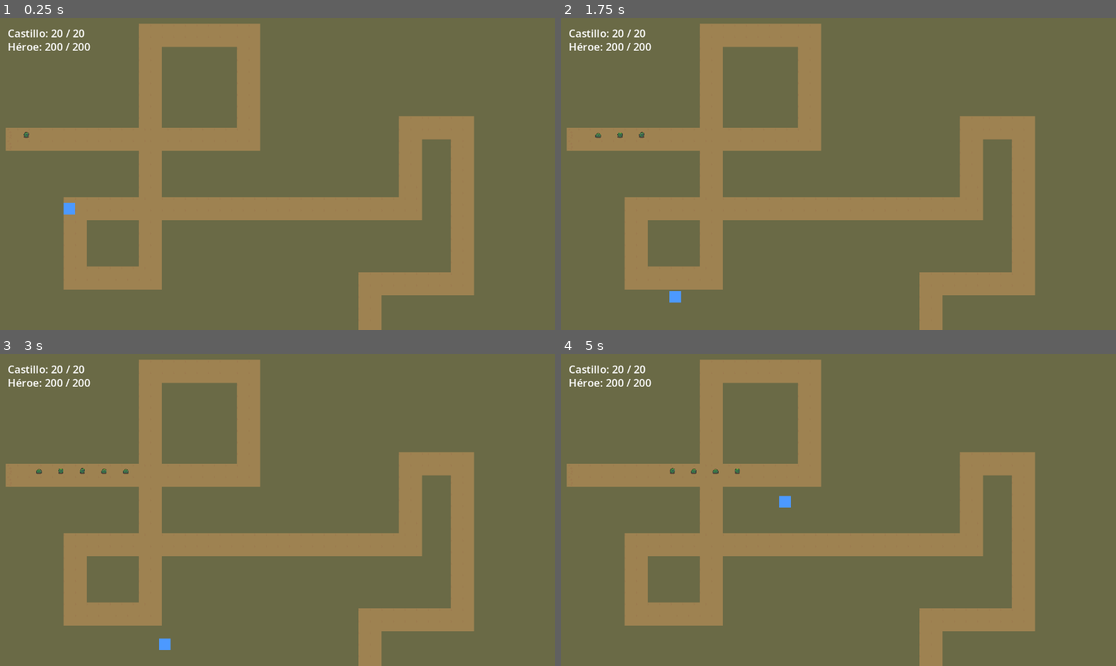
Above: before the commit, frames 1-4 (two rows, left to right).
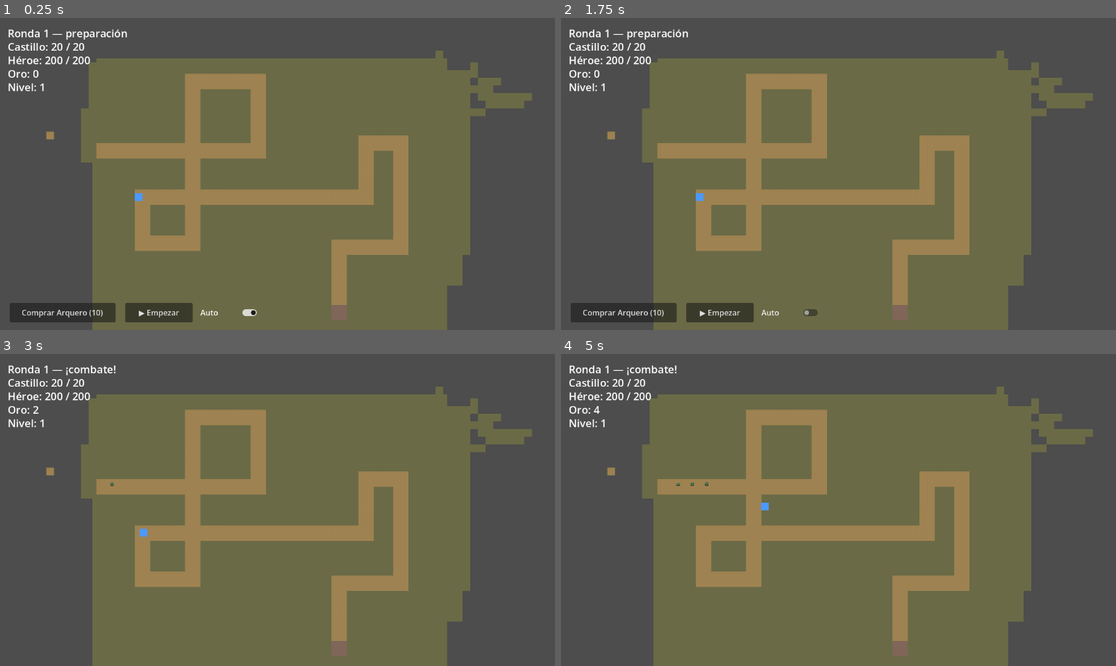
Above: after the commit, the same moments.

Repository: Poleravus/tdtft
Game: Godot game, scene res://scenes/Cristian1.tscn
Two runs of this game, one before a commit and one after it. Both use one fixed random seed, a clock stepped at 60 frames per second and the inputs below. The project has no main scene, so this scene is started directly.
Inputs (mouse positions are in pixels of both pictures, inside the frame that each line leads up to):
- Up to frame 1 (0.25 s): no input
- Up to frame 2 (1.75 s): click (622, 311) at 0.5 s, where only the run after the commit has a clickable "Comprar Arquero (10)"; click (788, 311) at 1.25 s, where only the run after the commit has a clickable "Auto"
- Up to frame 3 (3 s): click (160, 647) at 2 s, where only the run after the commit has a clickable "▶ Empezar"; tap Enter at 2.75 s; move the mouse to (399, 494) at 2.77 s; hold Shift from 2.78 s (still down); click (399, 494) at 2.92 s
- Up to frame 4 (5 s): release Shift at 3.5 s; drag from (727, 525) to (810, 572) at 3.52 s; move the mouse to (894, 441) at 4.27 s; tap Ctrl at 4.35 s; click (894, 441) at 4.42 s

The runs differ from the first frame. In frame 1, 59% of the frame differs, in the area x 0-100%, y 0-100%; in frame 2, 59%; in frame 3, 58%; in frame 4, 58%.

Commit message:
feat: Fase 2 (rondas + economia) + kickoff Fase 3 (arquero/tienda/colocacion)
RunManager: maquina de fases PREP<->COMBAT, contador de rondas, boton Empezar + toggle auto, economia (oro por kill + interes 1/10, XP por kill/ronda con subida de nivel).

Nivel: oleadas por ronda (4+N slimes), HUD (ronda/fase, oro, nivel) y wave_cleared. Tienda en PREP: compra Arquero y lo coloca por clic SOLO sobre Mapa (nunca en el camino), validando los TileMapLayers; clic der. cancela.

Arquero (archer.tres / TurretData): torreta que auto-ataca, 2 tiros al slime. Heroe ataca mas lento base (0.8) y gana +8% vel. ataque por nivel via el pipeline de modificadores.

EventBus: enemy_died ahora lleva bounty + nueva senal wave_cleared. EnemyData.gold_reward. Tests de los helpers de economia.

Co-Authored-By: Claude Opus 4.8 <noreply@anthropic.com>

Diff:
--- a/resources/heroes/hero_mvp.tres
+++ b/resources/heroes/hero_mvp.tres
@@ -1,15 +1,13 @@
-[gd_resource type="Resource" script_class="HeroData" load_steps=4 format=3]
+[gd_resource type="Resource" script_class="HeroData" format=3 uid="uid://cqe48j5sso8gc"]
 
-[ext_resource type="Script" path="res://src/content/hero_data.gd" id="1"]
-[ext_resource type="Script" path="res://src/content/combat_stats.gd" id="2"]
+[ext_resource type="Script" uid="uid://gpnymajysd0m" path="res://src/content/hero_data.gd" id="1"]
+[ext_resource type="Script" uid="uid://d3lump1y2msij" path="res://src/content/combat_stats.gd" id="2"]
 
 [sub_resource type="Resource" id="stats"]
 script = ExtResource("2")
 max_health = 200.0
 damage = 35.0
-resistance = 0.0
-penetration = 0.0
-attack_speed = 1.2
+attack_speed = 0.8
 attack_range = 220.0
 health_regen = 10.0
 
@@ -17,6 +15,4 @@
 script = ExtResource("1")
 display_name = "Heroe MVP"
 stats = SubResource("stats")
-max_mana = 100.0
 move_speed = 300.0
-size = 1.0
--- /dev/null
+++ b/resources/turrets/archer.tres
@@ -0,0 +1,16 @@
+[gd_resource type="Resource" script_class="TurretData" format=3 uid="uid://qlq4oyrwip62"]
+
+[ext_resource type="Script" uid="uid://dt7c7sfyjjfpx" path="res://src/content/turret_data.gd" id="1"]
+[ext_resource type="Script" uid="uid://d3lump1y2msij" path="res://src/content/combat_stats.gd" id="2"]
+[ext_resource type="Script" uid="uid://da4w4yjl48yfw" path="res://src/content/trait.gd" id="3_etguu"]
+
+[sub_resource type="Resource" id="stats"]
+script = ExtResource("2")
+max_health = 1.0
+damage = 15.0
+attack_range = 150.0
+
+[resource]
+script = ExtResource("1")
+display_name = "Arquero"
+stats = SubResource("stats")
--- a/scenes/Cristian1.gd
+++ b/scenes/Cristian1.gd
@@ -1,51 +1,62 @@
 extends Node2D
-## Controlador del nivel MVP: instancia castillo + héroe, lanza oleadas de
-## slimes y maneja el HUD y el game over vía EventBus.
-##
-## Es el ÚNICO que escribe en GameState: las entidades solo emiten señales y
-## este controlador (futuro RunManager) las traduce a estado de la run.
+## Controlador del nivel: castillo + héroe, oleadas (pide RunManager), HUD, y en
+## PREP la tienda + colocación de torretas (solo sobre Mapa, nunca en el camino).
+## RunManager lleva las fases y la economía.
 
 const SlimeScene := preload("res://src/entities/Enemigos/Slime.tscn")
 const HeroScene := preload("res://src/entities/Hero/Hero.tscn")
 const CastleScene := preload("res://src/entities/Castle/Castle.tscn")
-
-const WAVE_SIZE: int = 5
-const WAVE_INTERVAL: float = 10.0
-const SPAWN_GAP: float = 0.6     ## segundos entre cada slime de la oleada
-const CASTLE_HP: int = 20        ## fuente de verdad de la vida del castillo (sobrescribe el default de Castle.gd)
+const TurretScene := preload("res://src/entities/Torretas/Turret.tscn")
+
+const WAVE_BASE: int = 4          ## oleada de la ronda N = WAVE_BASE + N slimes
+const SPAWN_GAP: float = 0.6
+const CASTLE_HP: int = 20
+const ARCHER_COST: int = 10
 
 @onready var enemy_path: Path2D = $CaminoEnemigo
+@onready var camino: TileMapLayer = $Camino
+@onready var mapa: TileMapLayer = $Mapa
 @onready var ui: CanvasLayer = $UI
 @onready var game_over_label: Label = $UI/GameOverLabel
 
-var _wave_timer: Timer
+var _castle: Castle
+var _hero: Hero
+
+var _round_label: Label
 var _hp_label: Label
 var _hero_hp_label: Label
-var _castle: Castle
-var _hero: Hero
-var _spawning: bool = true
+var _gold_label: Label
+var _level_label: Label
+var _hint_label: Label
+var _start_button: Button
+var _auto_check: CheckButton
+var _shop_button: Button
+
+var _alive: int = 0
+var _spawning: bool = false
+var _wave_active: bool = false
+
+var _placing: bool = false
+var _occupied: Dictionary = {}   ## celda (Vector2i) -> ocupada por torreta
 
 
 func _ready() -> void:
 	game_over_label.hide()
-	GameState.reset()
-
 	_build_hud()
-
-	# Conectar señales ANTES de instanciar al castillo: él emite base_hp_changed
-	# en su _ready y este controlador es quien escribe el estado en GameState.
+	_build_controls()
+
 	EventBus.base_hp_changed.connect(_on_base_hp_changed)
 	EventBus.hero_damaged.connect(_on_hero_damaged)
+	EventBus.gold_changed.connect(_on_gold_changed)
+	EventBus.level_changed.connect(_on_level_changed)
+	EventBus.phase_changed.connect(_on_phase_changed)
+	EventBus.round_started.connect(_on_round_started)
+	EventBus.enemy_died.connect(_on_enemy_died)
+	EventBus.enemy_reached_castle.connect(_on_enemy_reached_castle)
 	EventBus.run_ended.connect(_on_run_ended)
 
-	_spawn_castle_and_hero()  # castillo y héroe emiten su vida inicial al entrar (HUD se llena solo)
-
-	_wave_timer = Timer.new()
-	_wave_timer.wait_time = WAVE_INTERVAL
-	_wave_timer.timeout.connect(_spawn_wave)
-	add_child(_wave_timer)
-	_wave_timer.start()
-	_spawn_wave()
+	RunManager.start_run()
+	_spawn_castle_and_hero()
 
 
 func _spawn_castle_and_hero() -> void:
@@ -59,13 +70,71 @@
 
 	_hero = HeroScene.instantiate()
 	add_child(_hero)
-	# SOBRE el camino, a la mitad del recorrido real: ahí pasan los slimes
+	# sobre el camino, a la mitad del recorrido real
 	_hero.global_position = enemy_path.to_global(curve.sample_baked(curve.get_baked_length() * 0.5))
 
 
+# --- Colocación de torretas (modo placing en PREP) ---
+func _input(event: InputEvent) -> void:
+	if not _placing:
+		return
+	if event is InputEventMouseButton and event.pressed:
+		if event.button_index == MOUSE_BUTTON_LEFT:
+			_try_place(get_global_mouse_position())
+			get_viewport().set_input_as_handled()
+		elif event.button_index == MOUSE_BUTTON_RIGHT:
+			_set_placing(false)  # cancelar
+			get_viewport().set_input_as_handled()
+
+
+func _try_place(world_pos: Vector2) -> void:
+	if not _can_build_at(world_pos):
+		return  # punto inválido: seguimos en modo placing
+	if not RunManager.spend_gold(ARCHER_COST):
+		_set_placing(false)
+		return
+	var cell := mapa.local_to_map(mapa.to_local(world_pos))
+	var turret := TurretScene.instantiate()
+	add_child(turret)
+	turret.global_position = mapa.to_global(mapa.map_to_local(cell))
+	_occupied[cell] = true
+	_set_placing(false)
+
+
+## Se puede construir si hay suelo (Mapa), NO hay camino y la celda está libre.
+func _can_build_at(world_pos: Vector2) -> bool:
+	var camino_cell := camino.local_to_map(camino.to_local(world_pos))
+	if camino.get_cell_source_id(camino_cell) != -1:
+		return false
+	var mapa_cell := mapa.local_to_map(mapa.to_local(world_pos))
+	if mapa.get_cell_source_id(mapa_cell) == -1:
+		return false
+	return not _occupied.has(mapa_cell)
+
+
+func _set_placing(on: bool) -> void:
+	_placing = on
+	_hint_label.visible = on
+
+
+func _on_shop_pressed() -> void:
+	if RunManager.phase == RunManager.Phase.PREP and RunManager.can_afford(ARCHER_COST):
+		_set_placing(true)
+
+
+# --- HUD + controles (creados por código) ---
 func _build_hud() -> void:
-	_hp_label = _make_label(Vector2(16, 16))
-	_hero_hp_label = _make_label(Vector2(16, 44))
+	_round_label = _make_label(Vector2(16, 16))
+	_hp_label = _make_label(Vector2(16, 44))
+	_hero_hp_label = _make_label(Vector2(16, 72))
+	_gold_label = _make_label(Vector2(16, 100))
+	_level_label = _make_label(Vector2(16, 128))
+	_gold_label.text = "Oro: 0"
+	_level_label.text = "Nivel: 1"
+
+	_hint_label = _make_label(Vector2(16, 160))
+	_hint_label.text = "Clic en pasto para colocar · clic derecho cancela"
+	_hint_label.visible = false
 
 
 func _make_label(pos: Vector2) -> Label:
@@ -76,12 +145,86 @@
 	return label
 
 
-func _spawn_wave() -> void:
-	for i in WAVE_SIZE:
-		if not _spawning or not is_inside_tree():
-			return
+func _build_controls() -> void:
+	_shop_button = Button.new()
+	_shop_button.text = "Comprar Arquero (%d)" % ARCHER_COST
+	_anchor_bottom(_shop_button, 20.0, 220.0)
+	_shop_button.pressed.connect(_on_shop_pressed)
+	ui.add_child(_shop_button)
+
+	_start_button = Button.new()
+	_start_button.text = "▶ Empezar"
+	_anchor_bottom(_start_button, 260.0, 140.0)
+	_start_button.pressed.connect(RunManager.request_start_round)
+	ui.add_child(_start_button)
+
+	_auto_check = CheckButton.new()
+	_auto_check.text = "Auto"
+	_auto_check.button_pressed = RunManager.auto_start
+	_anchor_bottom(_auto_check, 410.0, 130.0)
+	_auto_check.toggled.connect(RunManager.set_auto_start)
+	ui.add_child(_auto_check)
+
+
+## Ancla un Control abajo a la izquierda, con offset x y ancho dados.
+func _anchor_bottom(c: Control, x: float, width: float) -> void:
+	c.anchor_top = 1.0
+	c.anchor_bottom = 1.0
+	c.offset_left = x
+	c.offset_right = x + width
+	c.offset_top = -56.0
+	c.offset_bottom = -16.0
+
+
+func _on_base_hp_changed(current: int, maximum: int) -> void:
+	GameState.base_hp = current
+	GameState.base_hp_max = maximum
+	_hp_label.text = "Castillo: %d / %d" % [current, maximum]
+
+
+func _on_hero_damaged(current: float, maximum: float) -> void:
+	_hero_hp_label.text = "Héroe: %d / %d" % [int(current), int(maximum)]
+
+
+func _on_gold_changed(amount: int) -> void:
+	_gold_label.text = "Oro: %d" % amount
+	_shop_button.disabled = amount < ARCHER_COST
+
+
+func _on_level_changed(level: int) -> void:
+	_level_label.text = "Nivel: %d" % level
+
+
+func _on_phase_changed(phase: int) -> void:
+	var in_prep := phase == RunManager.Phase.PREP
+	_shop_button.visible = in_prep
+	_start_button.visible = in_prep
+	_auto_check.visible = in_prep
+	if not in_prep:
+		_set_placing(false)
+		_round_label.text = "Ronda %d — ¡combate!" % GameState.round_number
+	else:
+		_round_label.text = "Ronda %d — preparación" % (GameState.round_number + 1)
+
+
+# --- Oleadas ---
+func _on_round_started(n: int) -> void:
+	_wave_active = true
+	_spawn_wave(n)
+
+
+func _spawn_wave(n: int) -> void:
+	_spawning = true
+	_alive = 0
+	var count := WAVE_BASE + n
+	for i in count:
+		if not _wave_active or not is_inside_tree():
+			break
 		_spawn_one()
+		_alive += 1
 		await get_tree().create_timer(SPAWN_GAP).timeout
+	_spawning = false
+	_check_wave_clear()
 
 
 func _spawn_one() -> void:
@@ -94,23 +237,28 @@
 	follower.add_child(slime)
 
 
-func _on_base_hp_changed(current: int, maximum: int) -> void:
-	# el controlador (no el castillo) escribe el estado en GameState
-	GameState.base_hp = current
-	GameState.base_hp_max = maximum
-	_update_hp_label(current, maximum)
-
-
-func _update_hp_label(current: int, maximum: int) -> void:
-	_hp_label.text = "Castillo: %d / %d" % [current, maximum]
-
-
-func _on_hero_damaged(current: float, maximum: float) -> void:
-	_hero_hp_label.text = "Héroe: %d / %d" % [int(current), int(maximum)]
+func _on_enemy_died(_enemy: Node, _bounty: int) -> void:
+	_enemy_removed()
+
+
+func _on_enemy_reached_castle(_damage: int) -> void:
+	_enemy_removed()
+
+
+func _enemy_removed() -> void:
+	_alive -= 1
+	_check_wave_clear()
+
+
+func _check_wave_clear() -> void:
+	if _wave_active and not _spawning and _alive <= 0:
+		_wave_active = false
+		EventBus.wave_cleared.emit(GameState.round_number)
 
 
 func _on_run_ended(victory: bool) -> void:
+	_wave_active = false
 	_spawning = false
-	_wave_timer.stop()
+	_set_placing(false)
 	if not victory:
 		game_over_label.show()
--- a/scenes/Cristian1.tscn
+++ b/scenes/Cristian1.tscn
@@ -9214,7 +9214,7 @@
 [node name="Camera2D" type="Camera2D" parent="." unique_id=1208376368]
 position = Vector2(736.00006, 96.00002)
 rotation = -0.2617994
-zoom = Vector2(0.75, 0.75)
+zoom = Vector2(0.5, 0.5)
 
 [node name="CaminoEnemigo" type="Path2D" parent="." unique_id=1432068722]
 curve = SubResource("Curve2D_xn5hk")
--- a/src/content/enemy_data.gd
+++ b/src/content/enemy_data.gd
@@ -9,4 +9,5 @@
 @export var damage_to_hero: float = 5.0
 @export var damage_to_castle: float = 1.0     ## daño plano al castillo (sin resist)
 @export var hero_aggro_range: float = 48.0    ## si el héroe entra, lo ataca; si no, sigue
+@export var gold_reward: int = 2              ## oro que suelta al morir
 @export var modifiers: Array[Modifier] = []
--- a/src/core/event_bus.gd
+++ b/src/core/event_bus.gd
@@ -24,8 +24,9 @@
 
 # --- Combate ---
 signal enemy_spawned(enemy: Node)
-signal enemy_died(enemy: Node)
+signal enemy_died(enemy: Node, bounty: int)
 signal enemy_reached_castle(damage: int)
+signal wave_cleared(round_number: int)
 signal hero_damaged(current: float, maximum: float)
 signal hero_died
 signal hero_ability_used(ability: Ability)
--- a/src/core/run_manager.gd
+++ b/src/core/run_manager.gd
@@ -1,16 +1,145 @@
 extends Node
-## RunManager — orquesta el flujo de una run.
-##
-## Idea: maneja la transición entre fases de cada ronda y el inicio/fin de la
-## run. No guarda el estado (eso es GameState); solo lo coordina y avisa por
-## EventBus.
+## RunManager — fases de la run (PREP ↔ COMBAT) y economía (oro/exp/nivel).
+## En PREP el jugador compra/coloca y arranca la ronda (botón "Empezar" o
+## auto-timer). La economía vive aquí por simplicidad del MVP.
 
-# Fases candidatas (definir al construir el gameplay — NADA definitivo):
-# enum Phase { PLANNING, COMBAT, RESULT }
-# var phase: int
+enum Phase { PREP, COMBAT }
 
-# Métodos candidatos:
-# func start_run()        # reset + EventBus.run_started + primera ronda
-# func _begin_round()     # avanza ronda, fase PLANNING
-# func start_combat()     # fase COMBAT, dispara la oleada
-# func end_run(victory)   # fase RESULT, EventBus.run_ended
+const PREP_TIME: float = 8.0      ## segundos de auto-inicio en preparación
+const BASE_INCOME: int = 0        ## income de ronda por ahora = solo interés (+ kills aparte)
+const INTEREST_PER: int = 10      ## 1 de interés por cada 10 de oro guardado
+const INTEREST_CAP: int = 5
+const XP_PER_KILL: int = 1
+const XP_PER_ROUND: int = 2
+
+var phase: int = Phase.PREP
+var auto_start: bool = true
+
+var _run_active: bool = false
+var _round_pending: bool = false
+var _prep_timer: Timer
+
+
+func _ready() -> void:
+	_prep_timer = Timer.new()
+	_prep_timer.one_shot = true
+	_prep_timer.timeout.connect(_on_prep_timeout)
+	add_child(_prep_timer)
+
+	EventBus.enemy_died.connect(_on_enemy_died)
+	EventBus.wave_cleared.connect(_on_wave_cleared)
+	EventBus.run_ended.connect(_on_run_ended)
+
+
+func start_run() -> void:
+	GameState.reset()
+	_run_active = true
+	EventBus.run_started.emit()
+	_enter_prep()
+
+
+## Botón "Empezar": arranca la ronda de inmediato.
+func request_start_round() -> void:
+	if _run_active and _round_pending and phase == Phase.PREP:
+		_prep_timer.stop()
+		_start_round()
+
+
+## Toggle de auto-inicio (afecta también la preparación en curso).
+func set_auto_start(on: bool) -> void:
+	auto_start = on
+	if not _run_active or phase != Phase.PREP or not _round_pending:
+		return
+	if on and _prep_timer.is_stopped():
+		_prep_timer.start(PREP_TIME)
+	elif not on:
+		_prep_timer.stop()
+
+
+func can_afford(amount: int) -> bool:
+	return GameState.gold >= amount
+
+
+func spend_gold(amount: int) -> bool:
+	if GameState.gold < amount:
+		return false
+	GameState.gold -= amount
+	EventBus.gold_changed.emit(GameState.gold)
+	return true
+
+
+func _enter_prep() -> void:
+	if not _run_active:
+		return
+	phase = Phase.PREP
+	_round_pending = true
+	EventBus.phase_changed.emit(phase)
+	if auto_start:
+		_prep_timer.start(PREP_TIME)
+
+
+func _on_prep_timeout() -> void:
+	if _run_active and _round_pending and phase == Phase.PREP and auto_start:
+		_start_round()
+
+
+func _start_round() -> void:
+	_round_pending = false
+	GameState.round_number += 1
+	phase = Phase.COMBAT
+	EventBus.phase_changed.emit(phase)
+	EventBus.round_started.emit(GameState.round_number)
+
+
+func _on_wave_cleared(_round_number: int) -> void:
+	if not _run_active:
+		return
+	EventBus.round_ended.emit(GameState.round_number)
+	_award_round_income()
+	_enter_prep()
+
+
+func _on_enemy_died(_enemy: Node, bounty: int) -> void:
+	_add_gold(bounty)
+	_add_xp(XP_PER_KILL)
+
+
+func _award_round_income() -> void:
+	var castle_gold: int = int(GameState.castle.passive_gold) if GameState.castle != null else 0
+	_add_gold(BASE_INCOME + interest_for(GameState.gold) + castle_gold)
+	_add_xp(XP_PER_ROUND)
+
+
+func _add_gold(amount: int) -> void:
+	if amount <= 0:
+		return
+	GameState.gold += amount
+	EventBus.gold_changed.emit(GameState.gold)
+
+
+func _add_xp(amount: int) -> void:
+	GameState.exp += amount
+	var max_level := _max_level()
+	while GameState.level < max_level and GameState.exp >= xp_needed(GameState.level):
+		GameState.exp -= xp_needed(GameState.level)
+		GameState.level += 1
+		EventBus.level_changed.emit(GameState.level)
+	EventBus.exp_changed.emit(GameState.exp)
+
+
+func _max_level() -> int:
+	return GameState.shop_config.max_level if GameState.shop_config != null else 12
+
+
+func _on_run_ended(_victory: bool) -> void:
+	_run_active = false
+	_prep_timer.stop()
+
+
+# --- Helpers puros (testeables) ---
+static func interest_for(gold: int) -> int:
+	return mini(gold / INTEREST_PER, INTEREST_CAP)
+
+
+static func xp_needed(level: int) -> int:
+	return level * 5
--- a/src/entities/Enemigos/enemy.gd
+++ b/src/entities/Enemigos/enemy.gd
@@ -71,7 +71,7 @@
 
 func _die() -> void:
 	_finished = true
-	EventBus.enemy_died.emit(self)
+	EventBus.enemy_died.emit(self, data.gold_reward)
 	_free_follower()
 
 
--- a/src/entities/Hero/Hero.gd
+++ b/src/entities/Hero/Hero.gd
@@ -6,6 +6,8 @@
 
 @export var data: HeroData
 @export var respawn_time: float = 3.0
+
+const ATTACK_SPEED_PER_LEVEL: float = 0.08  ## +8% vel. de ataque por nivel del jugador
 
 var combat := CombatStatsComponent.new()
 var _target_pos: Vector2
@@ -27,6 +29,7 @@
 		set_physics_process(false)
 		return
 	add_to_group("hero")
+	EventBus.level_changed.connect(_on_level_up)
 	combat.health_changed.connect(_on_health_changed)
 	combat.died.connect(_on_died)
 	combat.setup(data.stats, _build_modifiers())
@@ -37,6 +40,18 @@
 	if data.passive != null:
 		mods.append(data.passive)
 	return mods
+
+
+## Cada nivel del jugador le suma velocidad de ataque al héroe (vía el pipeline
+## de modificadores: cada subida añade un +% acumulable).
+func _on_level_up(_level: int) -> void:
+	var d := StatDelta.new()
+	d.stat = "attack_speed"
+	d.op = StatDelta.Op.PERCENT_ADD
+	d.value = ATTACK_SPEED_PER_LEVEL
+	var m := Modifier.new()
+	m.deltas.append(d)
+	combat.add_modifier(m)
 
 
 func _unhandled_input(event: InputEvent) -> void:
--- /dev/null
+++ b/src/entities/Torretas/Turret.tscn
@@ -0,0 +1,12 @@
+[gd_scene format=3]
+
+[ext_resource type="Script" path="res://src/entities/Torretas/turret.gd" id="1_turret"]
+[ext_resource type="Resource" path="res://resources/turrets/archer.tres" id="2_data"]
+
+[node name="Turret" type="Node2D"]
+script = ExtResource("1_turret")
+data = ExtResource("2_data")
+
+[node name="Body" type="Polygon2D" parent="."]
+color = Color(0.3, 0.8, 0.3, 1)
+polygon = PackedVector2Array(-14, -14, 14, -14, 14, 14, -14, 14)
--- /dev/null
+++ b/src/entities/Torretas/turret.gd
@@ -0,0 +1,55 @@
+class_name Turret
+extends Node2D
+## Torreta (arquero): estática, auto-ataca al enemigo más cercano en rango.
+## Stats desde TurretData (vía CombatStatsComponent). Invulnerable por ahora.
+
+@export var data: TurretData
+
+var combat := CombatStatsComponent.new()
+var _attack_cd: float = 0.0
+var _beam_to: Vector2
+var _beam_t: float = 0.0
+
+
+func _ready() -> void:
+	if data == null:
+		push_warning("Turret sin TurretData asignado: %s" % name)
+		set_process(false)
+		return
+	combat.setup(data.stats, [])
+
+
+func _process(delta: float) -> void:
+	_attack_cd -= delta
+	var nearest := _nearest_in_range()
+	if nearest != null and _attack_cd <= 0.0:
+		nearest.take_damage(combat.current.damage, combat.current.penetration)
+		_attack_cd = 1.0 / combat.current.attack_speed
+		_beam_to = nearest.aim_point()
+		_beam_t = 0.12
+
+	if _beam_t > 0.0:
+		_beam_t -= delta
+		queue_redraw()
+
+
+func _nearest_in_range() -> Enemy:
+	var best: Enemy = null
+	var best_d := combat.current.attack_range
+	for node in get_tree().get_nodes_in_group("enemies"):
+		var e := node as Enemy
+		if e == null:
+			continue
+		var d := global_position.distance_to(e.aim_point())
+		if d <= best_d:
+			best_d = d
+			best = e
+	return best
+
+
+func _draw() -> void:
+	if _beam_t <= 0.0:
+		return
+	var end := to_local(_beam_to)
+	draw_line(Vector2.ZERO, end, Color(0.4, 1.0, 0.4), 2.0)
+	draw_circle(end, 4.0, Color.WHITE)
--- /dev/null
+++ b/tests/unit/test_run_manager.gd
@@ -0,0 +1,13 @@
+extends GutTest
+## Helpers puros de economía de RunManager.
+
+func test_interes_escala_y_se_topa() -> void:
+	assert_eq(RunManager.interest_for(0), 0)
+	assert_eq(RunManager.interest_for(25), 2)    # 25/10 = 2
+	assert_eq(RunManager.interest_for(50), 5)    # 50/10 = 5 (justo en el tope)
+	assert_eq(RunManager.interest_for(100), 5)   # topado en 5
+
+
+func test_xp_necesaria_sube_con_nivel() -> void:
+	assert_eq(RunManager.xp_needed(1), 5)
+	assert_eq(RunManager.xp_needed(4), 20)
Not shown, added: src/entities/Torretas/turret.gd.uid
Not shown, added: tests/unit/test_run_manager.gd.uid
